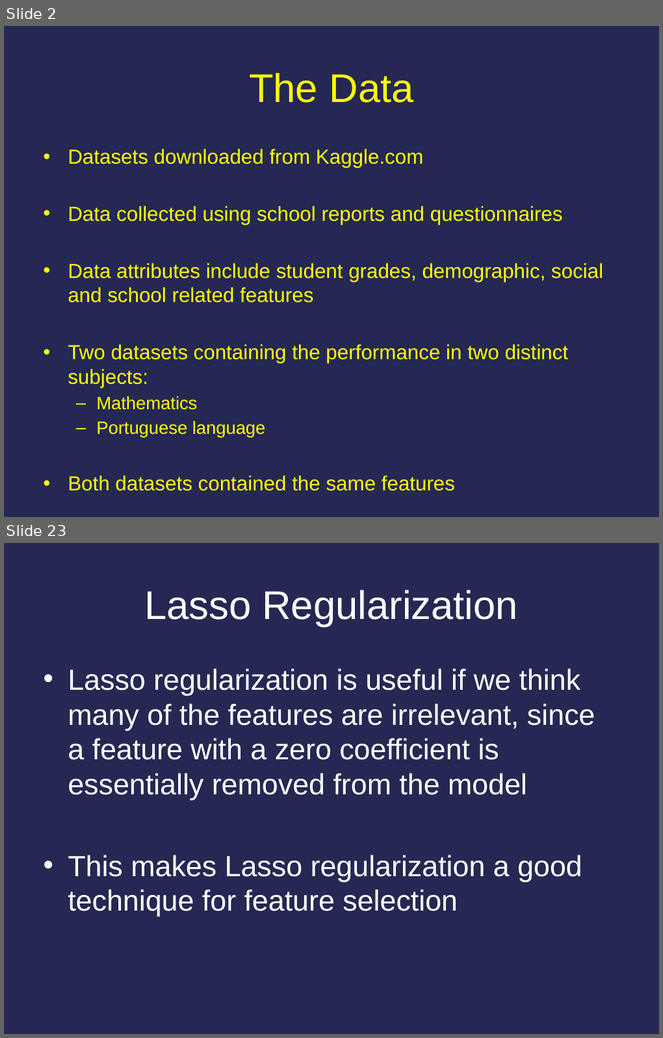
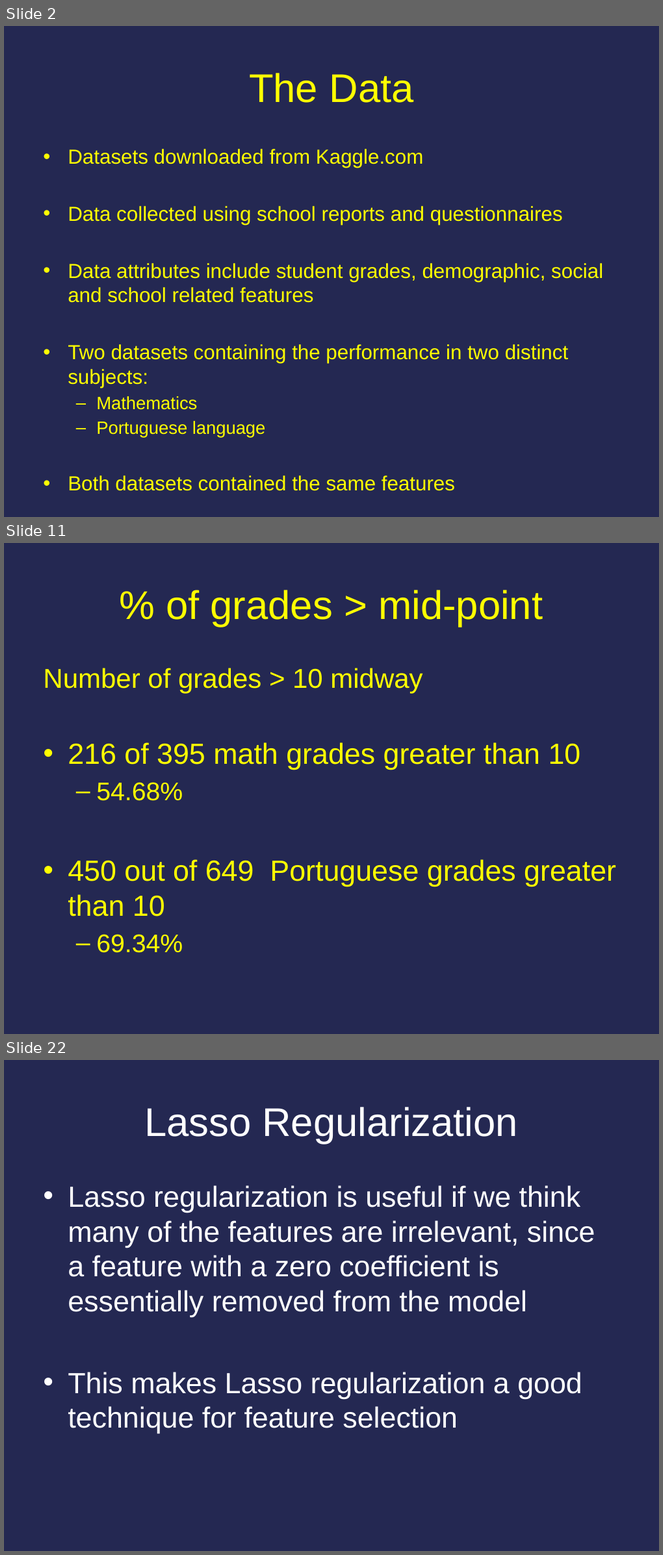
Before and after one commit to cfrandall2/CarolynProject, a slide deck: Carolyn_Randall_DSProject.pptx. Shown one above the other, each under a label of ours: slides 2 and 23 before the commit, slides 2, 11 and 22 after it; the slides between them are not shown. The pictures are 663x1038 and 663x1555 pixels, drawn with LibreOffice and Linux fonts; fonts in the diff are those of the drawing. Boxes give left, top, right and bottom in pixels: in the first picture for what was removed or moved away, otherwise in the second. Text is boxed around its words. In the diff, an @@ line names an element or a change of style, - is before the commit and + after.

```diff
--- a/Carolyn_Randall_DSProject.pptx
+++ b/Carolyn_Randall_DSProject.pptx
@@ slide 11 added at box(4, 543, 659, 1034), background #242852 @@
@@ title added at box(166, 590, 543, 627), 44 pt, text #FFFF00 @@
+% of grades > mid-point
@@ text added at box(43, 668, 616, 953), 32 pt, text #FFFF00 @@
+Number of grades > 10 midway
+• 216 of 395 math grades greater than 10
+  – 54.68%
+• 450 out of 649 Portuguese grades greater than 10
+  – 69.34%
@@ what was slide 23 is now slide 22 @@
```
Also in this commit, not shown: 39 slides changed, 1 other slide added, 1 slide removed.
